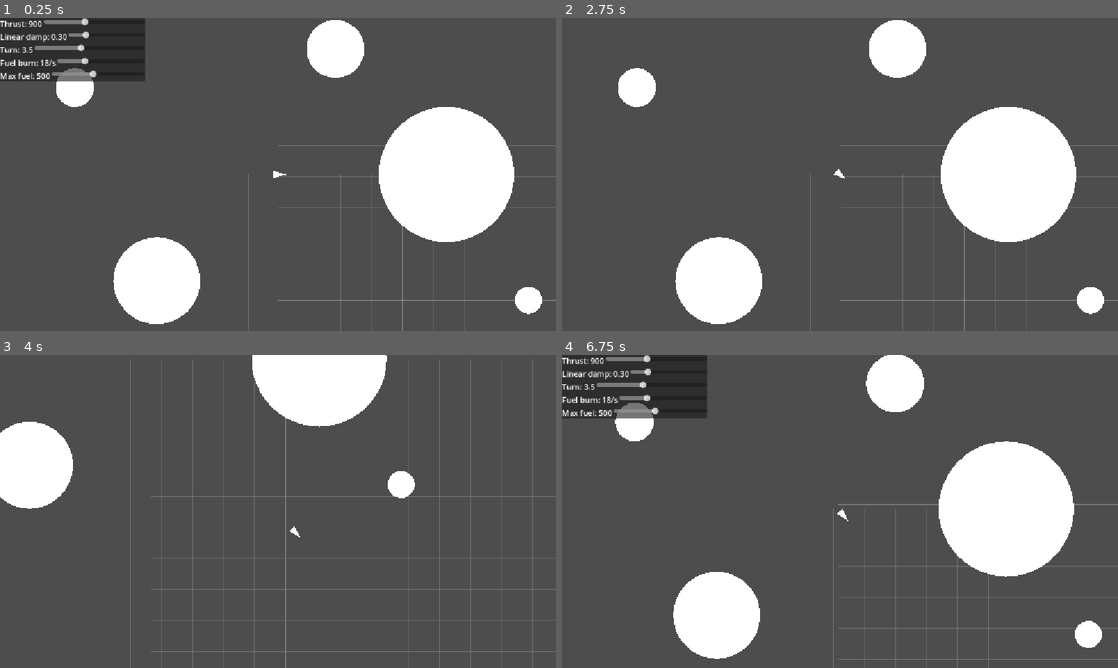
Above: before the commit, frames 1-4 (two rows, left to right).
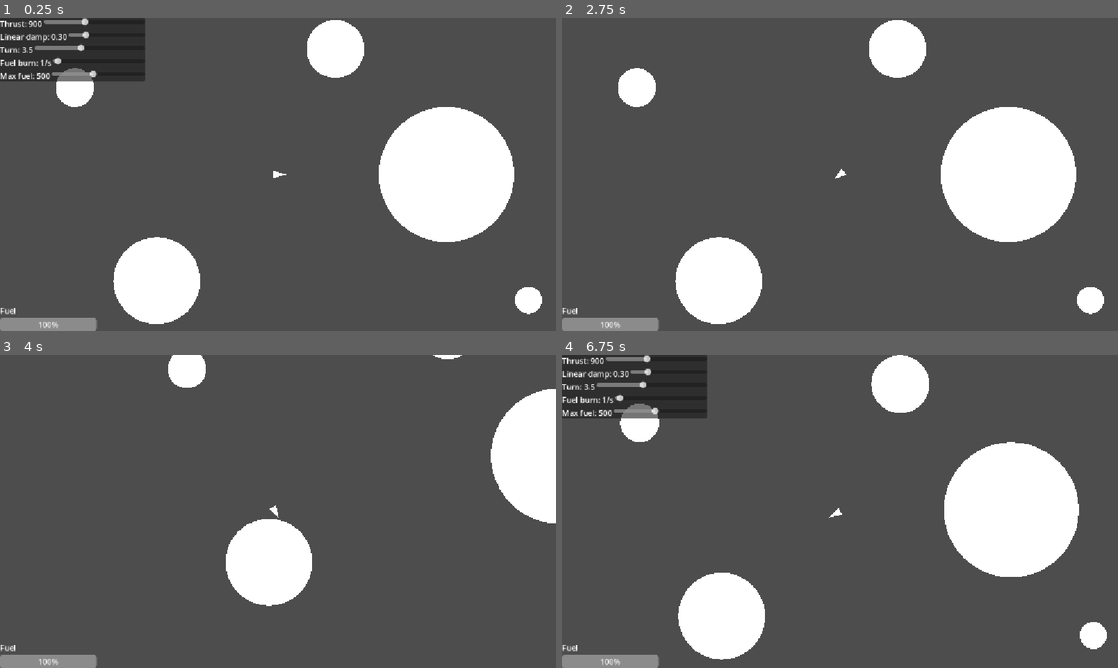
Above: after the commit, the same moments.

Repository: manu-jimenez/Asteroides
Game: Godot game, scene res://scenes/World.tscn
Same seed, same stepped clock (60 frames per second), same inputs: the game is played once before the commit and once after it.
Inputs:
- Up to frame 1 (0.25 s): no input
- Up to frame 2 (2.75 s): tap Enter at 0.5 s; hold D (turn_right) 0.53-1.28 s; tap T (toggle_tuning) at 0.6, 1.35, 2.1 s; hold A (turn_left) 1.28-2.03 s; tap R (restart) at 2 s; hold D (turn_right) from 2.03 s (still down)
- Up to frame 3 (4 s): release D (turn_right) at 2.78 s; hold W (thrust) 2.78-3.53 s; tap T (toggle_tuning) at 2.85, 3.6 s; hold A (turn_left) from 3.53 s (still down)
- Up to frame 4 (6.75 s): tap Space (pause) at 4.15 s; tap T (toggle_tuning) every 0.75 s from 4.35 to 6.6 s; tap R (restart) at 4.9, 5.75 s; release A (turn_left) at 5.78 s; hold D (turn_right) 5.78-6.53 s; hold W (thrust) from 6.53 s (still down)

The runs differ from the first frame. In frame 1, 1.3% of the frame differs, in the area x 0-100%, y 12-100%; in frame 2, 1.2%; in frame 3, 17%, in the area x 0-100%, y 0-100%; in frame 4, 3.3%.

Commit message:
Implementado barra de fuel, gameover si se acaba, UI de la barra

Diff:
--- a/scenes/World.tscn
+++ b/scenes/World.tscn
@@ -1,7 +1,6 @@
-[gd_scene load_steps=4 format=3 uid="uid://bs7c3tmgq5x07"]
+[gd_scene load_steps=3 format=3 uid="uid://bs7c3tmgq5x07"]
 
 [ext_resource type="Script" uid="uid://b6lhl1l4oldrr" path="res://scripts/world.gd" id="1_32lhk"]
-[ext_resource type="Script" uid="uid://8yxowflsuspv" path="res://scripts/grid_overlay.gd" id="2_7g83o"]
 [ext_resource type="PackedScene" uid="uid://bdxf5qro8som2" path="res://scenes/Ship.tscn" id="2_32lhk"]
 
 [node name="World" type="Node2D"]
@@ -9,11 +8,9 @@
 position = Vector2(-1, 0)
 script = ExtResource("1_32lhk")
 
-[node name="GridOverlay" type="Node2D" parent="."]
-script = ExtResource("2_7g83o")
-
 [node name="Ship" parent="." instance=ExtResource("2_32lhk")]
 process_mode = 3
+lock_rotation = true
 
 [node name="Camera2D" type="Camera2D" parent="Ship"]
 position_smoothing_enabled = true
@@ -39,6 +36,7 @@
 [node name="HSliderThrust" type="HSlider" parent="UI/TuningPanel/VBox/HBoxThrust"]
 layout_mode = 2
 size_flags_horizontal = 3
+focus_mode = 0
 min_value = 300.0
 max_value = 1800.0
 step = 10.0
@@ -53,6 +51,7 @@
 [node name="HSliderDamp" type="HSlider" parent="UI/TuningPanel/VBox/HBoxDamp"]
 layout_mode = 2
 size_flags_horizontal = 3
+focus_mode = 0
 max_value = 1.5
 step = 0.05
 value = 0.3
@@ -66,6 +65,7 @@
 [node name="HSliderTurn" type="HSlider" parent="UI/TuningPanel/VBox/HBoxTurn"]
 layout_mode = 2
 size_flags_horizontal = 3
+focus_mode = 0
 min_value = 1.0
 max_value = 7.0
 step = 0.1
@@ -80,8 +80,9 @@
 [node name="HSliderFuelBurn" type="HSlider" parent="UI/TuningPanel/VBox/HBoxFuelBurn"]
 layout_mode = 2
 size_flags_horizontal = 3
+focus_mode = 0
 max_value = 60.0
-value = 18.0
+value = 1.0
 
 [node name="HBoxMaxFuel" type="HBoxContainer" parent="UI/TuningPanel/VBox"]
 layout_mode = 2
@@ -92,6 +93,44 @@
 [node name="HSliderMaxFuel" type="HSlider" parent="UI/TuningPanel/VBox/HBoxMaxFuel"]
 layout_mode = 2
 size_flags_horizontal = 3
+focus_mode = 0
 min_value = 100.0
 max_value = 1000.0
 value = 500.0
+
+[node name="GameOverLabel" type="Label" parent="UI"]
+visible = false
+anchors_preset = 8
+anchor_left = 0.5
+anchor_top = 0.5
+anchor_right = 0.5
+anchor_bottom = 0.5
+offset_left = -83.5
+offset_top = 571.5
+offset_right = 83.5
+offset_bottom = 630.5
+grow_horizontal = 2
+grow_vertical = 2
+theme_override_font_sizes/font_size = 20
+text = "OUT OF FUEL
+Press R to restart"
+horizontal_alignment = 1
+vertical_alignment = 1
+
+[node name="FuelBox" type="VBoxContainer" parent="UI"]
+anchors_preset = 2
+anchor_top = 1.0
+anchor_bottom = 1.0
+offset_top = -54.0
+offset_right = 200.0
+grow_vertical = 0
+
+[node name="FuelLabel" type="Label" parent="UI/FuelBox"]
+layout_mode = 2
+text = "Fuel"
+
+[node name="FuelBar" type="ProgressBar" parent="UI/FuelBox"]
+custom_minimum_size = Vector2(200, 0)
+layout_mode = 2
+max_value = 1.0
+value = 1.0
--- a/scripts/grid_overlay.gd
+++ /dev/null
@@ -1,64 +0,0 @@
-# scripts/grid_overlay.gd
-extends Node2D
-
-@export var grid_step: float = 64.0
-@export var major_every: int = 5
-@export var thickness: float = 1.0
-
-var cam: Camera2D
-
-func _ready() -> void:
-	# Draw in screen space (not affected by world transforms)
-	top_level = true
-	print("GridOverlay cam=", cam)
-
-func _process(_delta: float) -> void:
-	queue_redraw()
-
-func _draw() -> void:
-	cam = get_viewport().get_camera_2d()
-	if cam == null:
-		return
-
-	var vp := get_viewport_rect().size
-	var half := vp * 0.5
-
-	var center := cam.global_position
-	var top_left := center - half / cam.zoom
-	var bottom_right := center + half / cam.zoom
-
-	var start_x: float = float(floor(top_left.x / grid_step)) * grid_step
-	var end_x: float = float(ceil(bottom_right.x / grid_step)) * grid_step
-	var start_y: float = float(floor(top_left.y / grid_step)) * grid_step
-	var end_y: float = float(ceil(bottom_right.y / grid_step)) * grid_step
-
-
-	# Vertical lines
-	var i := 0
-	var x := start_x
-	while x <= end_x:
-		var is_major := (i % major_every) == 0
-		var color := Color(1, 1, 1, 0.22) if is_major else Color(1, 1, 1, 0.12)
-		var width := thickness * 2.0 if is_major else thickness
-
-		var a := Vector2((x - top_left.x) * cam.zoom.x, 0)
-		var b := Vector2((x - top_left.x) * cam.zoom.x, vp.y)
-		draw_line(a, b, color, width)
-
-		x += grid_step
-		i += 1
-
-	# Horizontal lines
-	i = 0
-	var y := start_y
-	while y <= end_y:
-		var is_major := (i % major_every) == 0
-		var color := Color(1, 1, 1, 0.22) if is_major else Color(1, 1, 1, 0.12)
-		var width := thickness * 2.0 if is_major else thickness
-
-		var a2 := Vector2(0, (y - top_left.y) * cam.zoom.y)
-		var b2 := Vector2(vp.x, (y - top_left.y) * cam.zoom.y)
-		draw_line(a2, b2, color, width)
-
-		y += grid_step
-		i += 1
--- a/scripts/ship.gd
+++ b/scripts/ship.gd
@@ -8,7 +8,7 @@
 
 @export var max_fuel: float = 500.0
 @export var fuel: float = 500.0
-@export var fuel_burn_per_sec: float = 18.0  # consumo mientras haces thrust
+@export var fuel_burn_per_sec: float = 5.0  # consumo mientras haces thrust
 
 var _dbg_accum := 0.0
 
@@ -32,9 +32,9 @@
 	return t
 
 func _process(delta: float) -> void:
-	if not get_tree().paused:
-		return
-	rotation += _turn_input() * turn_speed * delta
+	# While paused, physics isn't running, so rotate visually here
+	if get_tree().paused:
+		rotation += _turn_input() * turn_speed * delta
 
 func _physics_process(delta: float) -> void:
 	_dbg_accum += delta
@@ -49,11 +49,12 @@
 				" pos=", global_position,
 				" lin_vel=", linear_velocity,
 				" paused=", get_tree().paused)
+		var t := _turn_input()
+		if t != 0.0:
+			print("TURN input =", t, " paused=", get_tree().paused)
 
 	if get_tree().paused:
 		return
-
-	rotation += _turn_input() * turn_speed * delta
 
 	# thrust + fuel aquí
 	if Input.is_action_pressed("thrust") and fuel > 0.0:
@@ -65,6 +66,16 @@
 	if linear_velocity.length() > max_speed:
 		linear_velocity = linear_velocity.normalized() * max_speed
 
+func _integrate_forces(state: PhysicsDirectBodyState2D) -> void:
+	# Prevent collision torque from spinning the ship:
+	state.angular_velocity = 0.0
+
+	# Apply player turning in the physics step (works at any speed)
+	if not get_tree().paused:
+		var t := _turn_input()
+		if t != 0.0:
+			var rot := state.transform.get_rotation() + t * turn_speed * state.step
+			state.transform = Transform2D(rot, state.transform.origin)
 
 func refuel_full() -> void:
 	fuel = max_fuel
--- a/scripts/world.gd
+++ b/scripts/world.gd
@@ -1,7 +1,13 @@
 # scripts/world.gd
 extends Node2D
 
-@onready var ship := $Ship
+@onready var fuel_bar: ProgressBar = $UI/FuelBox/FuelBar
+@onready var fuel_label: Label = $UI/FuelBox/FuelLabel
+
+@onready var game_over_label: Label = $UI/GameOverLabel
+var is_game_over := false
+
+@onready var ship: Ship = $Ship
 var cam: Camera2D
 
 # Sliders parametros
@@ -25,6 +31,10 @@
 	# Inicializa UI
 	_apply_tuning_from_sliders()
 
+	ship.refuel_full()
+	_update_fuel_ui()
+	game_over_label.visible = false
+
 	# Conecta señales
 	sld_thrust.value_changed.connect(_on_tuning_changed)
 	sld_damp.value_changed.connect(_on_tuning_changed)
@@ -43,15 +53,39 @@
 
 
 func _process(_delta: float) -> void:
+	_update_fuel_ui()
+	_check_game_over()
+
 	if Input.is_action_just_pressed("restart"):
+		get_tree().paused = false
 		get_tree().reload_current_scene()
 
 	if Input.is_action_just_pressed("toggle_tuning"):
 		$UI/TuningPanel.visible = not $UI/TuningPanel.visible
 
-	if Input.is_action_just_pressed("pause"):
+	if Input.is_action_just_pressed("pause") and not is_game_over:
 		get_tree().paused = not get_tree().paused
 		print("PAUSED =", get_tree().paused)
+
+
+func _update_fuel_ui() -> void:
+	var maxf: float = max(1.0, ship.max_fuel)
+	var f: float = clamp(ship.fuel, 0.0, maxf)
+
+	fuel_bar.value = f / maxf
+
+
+func _check_game_over() -> void:
+	if is_game_over:
+		return
+
+	if ship.fuel <= 0.0:
+		is_game_over = true
+		game_over_label.visible = true
+		# Optional: freeze world physics but keep UI
+		get_tree().paused = true
+		# Set linear damp high so the ship stops
+		ship.linear_damp = sld_damp.max_value
 
 func _on_tuning_changed(_v: float) -> void:
 	_apply_tuning_from_sliders()
Not shown, removed: scripts/grid_overlay.gd.uid
